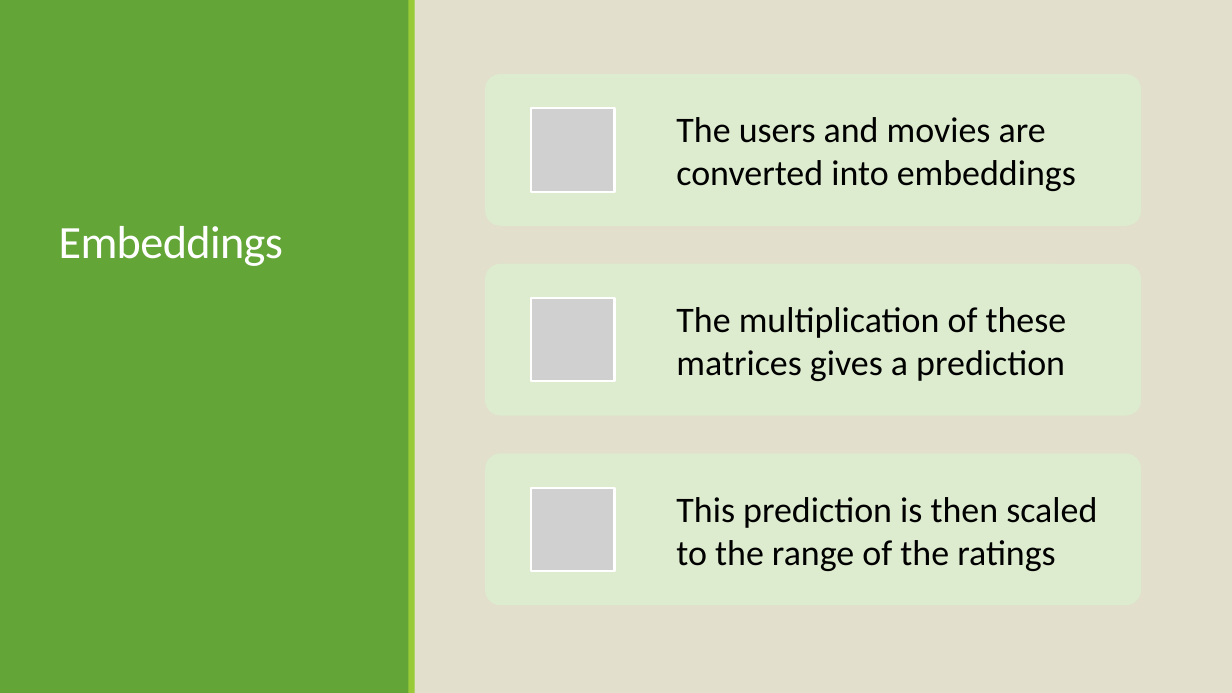
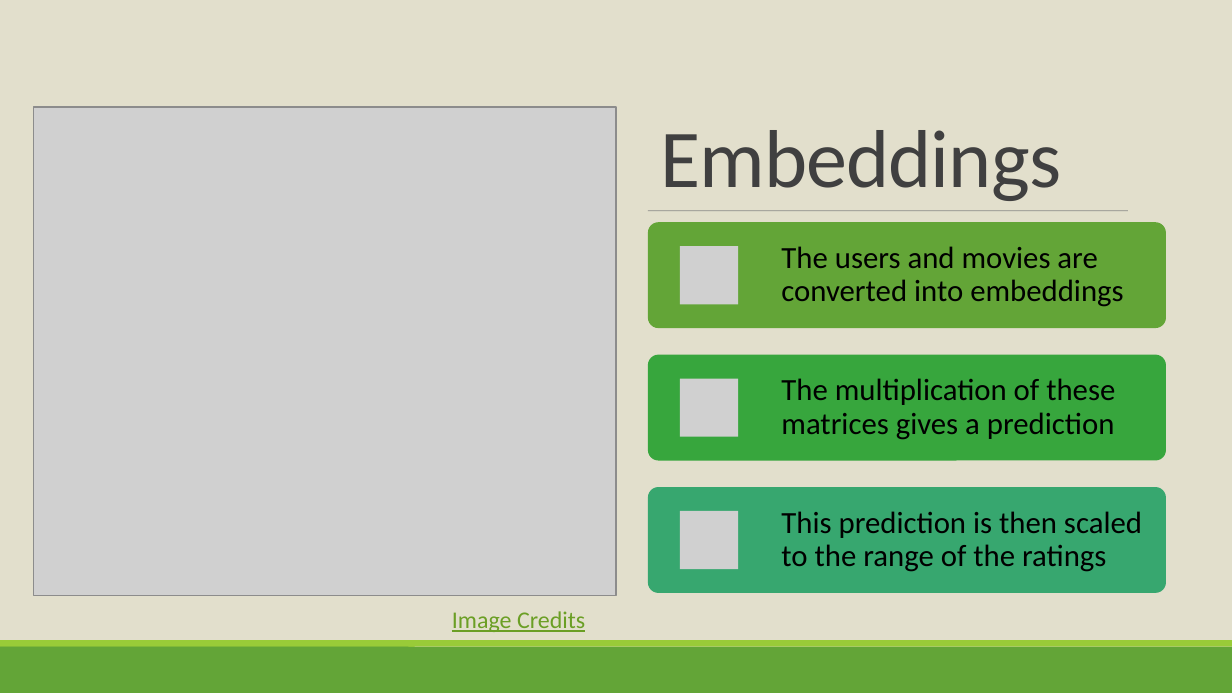
Before and after one commit to ChrisAlex2104/-Recommendation-using-Collaborative-Filtering, a slide deck: slide 7 of AI presentation.pptx. Drawn at 1232x693 pixels with LibreOffice and Linux fonts; fonts in the diff are those of the drawing; grey boxes stand for pictures. Boxes give left, top, right and bottom in pixels: in the first picture for what was removed or moved away, otherwise in the second. Text is boxed around its words. In the diff, an @@ line names an element or a change of style, - is before the commit and + after.

```diff
--- a/AI presentation.pptx
+++ b/AI presentation.pptx
@@ rectangle added at <box>0,0,1232,641</box>, fill #E2DFCC @@
@@ title "Embeddings": place and size @@
-title "Embeddings" at <box>59,226,283,266</box>
+title "Embeddings" at <box>660,130,1061,201</box>
@@ title "Embeddings" at <box>660,130,1061,201</box>: size 27 to 48 pt, text colour #FFFFFF to #404040, letter spacing -0.4 to -0.5 pt @@
@@ picture added at <box>33,107,616,596</box> @@
@@ line added from (648, 211) to (1127, 211), #808080 0.5 pt @@
@@ size 21 to 18 pt; line spacing 1 to 0.9; less space between paragraphs in 3 elements at <box>781,511,1142,572</box>, <box>781,378,1115,440</box>, <box>781,246,1123,307</box> @@
@@ text "The users and movies are ...": place and size @@
-text "The users and movies are ..." at <box>676,117,1076,191</box>
+text "The users and movies are ..." at <box>781,246,1123,307</box>
@@ picture: place and size @@
-picture at <box>531,108,615,192</box>
+picture at <box>680,246,738,304</box>
@@ text "The multiplication of these matrices ...": place and size @@
-text "The multiplication of these matrices ..." at <box>676,307,1067,381</box>
+text "The multiplication of these matrices ..." at <box>781,378,1115,440</box>
@@ group removed at <box>485,74,1141,572</box>: 2 rounded rectangles, 2 pictures @@
@@ rounded rectangle: place and size @@
-rounded rectangle at <box>485,453,1141,605</box>
+rounded rectangle at <box>648,487,1167,593</box>
@@ rounded rectangle at <box>648,487,1167,593</box>: fill #DEECCE to #37A76F @@
@@ text "This prediction is then scaled ...": place and size @@
-text "This prediction is then scaled ..." at <box>676,497,1097,571</box>
+text "This prediction is then scaled ..." at <box>781,511,1142,572</box>
@@ group added at <box>648,222,1167,569</box>: 2 rounded rectangles, 2 pictures @@
@@ text added at <box>452,611,585,632</box>, 14 pt, text #6B9F25, underline @@
+Image Credits
@@ rectangle added at <box>0,641,1232,647</box>, fill #99CB38 @@
@@ rectangle added at <box>0,647,1232,693</box>, fill #63A537 @@
```
Also in this commit, not shown: 2 other slides changed, 1 slide added.
